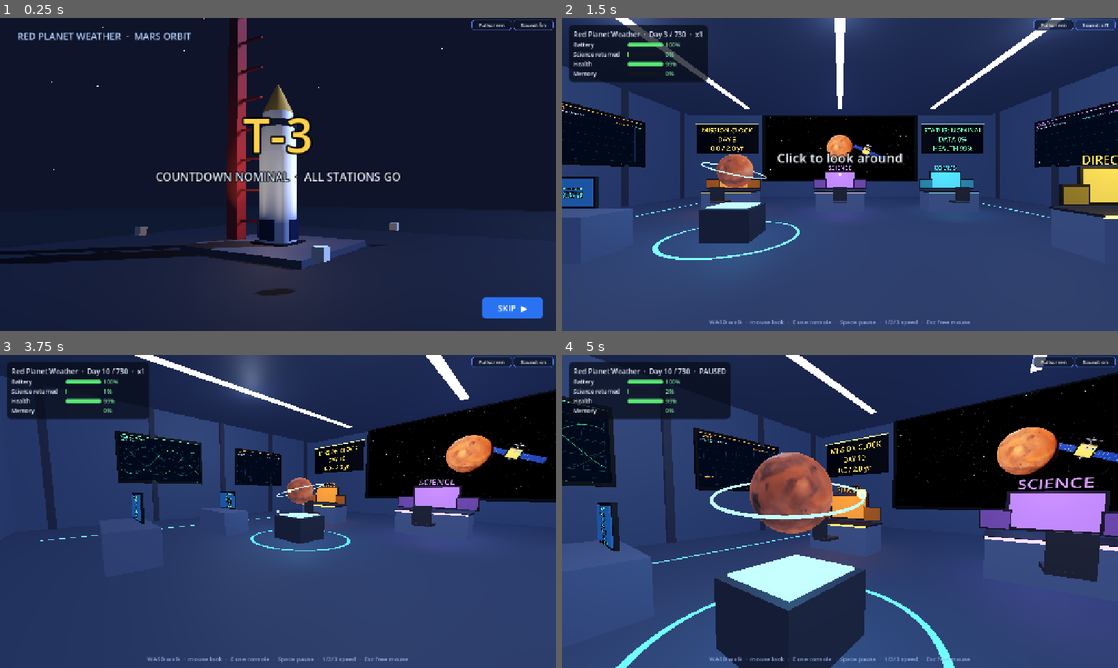
Above: before the commit, frames 1-4 (two rows, left to right).
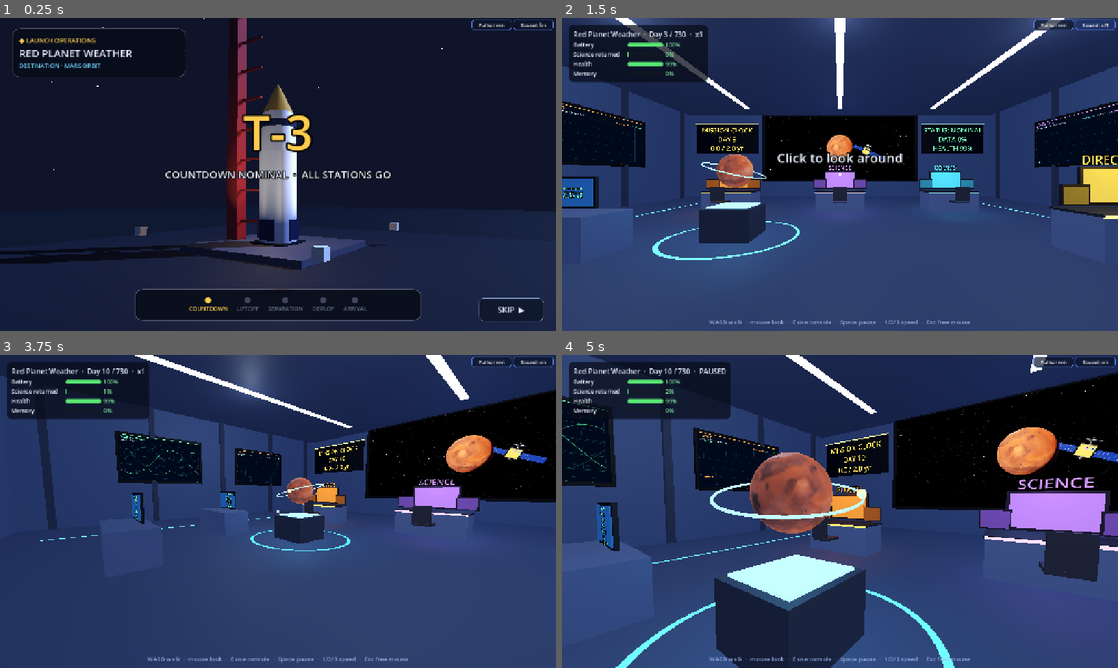
Above: after the commit, the same moments.

Repository: rashedutm/Go-No-Go
Game: Godot game, scene res://scenes/launch_anim/launch_anim.tscn
Two runs of this game, one before a commit and one after it. Both use one fixed random seed, a clock stepped at 60 frames per second and the inputs below. This scene is started directly instead of the project's main scene.
Inputs (mouse positions are in pixels of both pictures, inside the frame that each line leads up to):
- Up to frame 1 (0.25 s): no input
- Up to frame 2 (1.5 s): click "SKIP ▶" at 0.5 s; click "Sound: on" at 1.25 s
- Up to frame 3 (3.75 s): click "Sound: off" at 2 s; tap Enter at 2.75 s; move the mouse to (400, 495) at 2.77 s; hold D (mc_right) 2.78-3.53 s; hold E (mc_interact) 2.78-3.53 s; click (400, 495) at 2.92 s; tap Space at 3.02 s; move the mouse to (250, 511) at 3.52 s; hold W (mc_forward) from 3.53 s (still down); tap 1 at 3.6 s; click (250, 511) at 3.67 s
- Up to frame 4 (5 s): keep holding W (mc_forward); tap Space at 3.77 s; move the mouse to (851, 505) at 4.27 s; tap 9 at 4.35 s; click (851, 505) at 4.42 s

The runs differ from the first frame. In frame 1, 8.8% of the frame differs, in the area x 2-98%, y 3-97%; in frame 2, nothing differs; in frame 3, less than 0.1%; in frame 4, nothing differs.

Commit message:
Member C UI pass: shared CineUI design system for launch and debrief

Diff:
--- a/scenes/debrief/debrief.gd
+++ b/scenes/debrief/debrief.gd
@@ -148,17 +148,19 @@
 
 	_craft = SpacecraftModel3D.build(design)
 	_craft.name = "Spacecraft"
-	_craft.position = Vector3(2.2, 0.4, 0)
+	_craft.position = Vector3(4.4, 0.4, 0)
 	_craft.rotation = Vector3(0.1, 0.6, 0.08)
 	add_child(_craft)
 	SpacecraftModel3D.deploy_wings(_craft, 1.0)
 
 	var cam := Camera3D.new()
 	cam.fov = 50
-	cam.position = Vector3(2.2, 1.1, 7.2)
+	# Camera sits left of the craft so the report card's 3D subject renders
+	# in the clear strip right of the panel.
+	cam.position = Vector3(2.6, 1.1, 7.2)
 	cam.current = true
 	add_child(cam)
-	cam.look_at(Vector3(2.2, 0.4, 0), Vector3.UP)
+	cam.look_at(Vector3(2.6, 0.4, 0), Vector3.UP)
 
 
 # ===================================================================== UI
@@ -171,46 +173,42 @@
 	root.mouse_filter = Control.MOUSE_FILTER_IGNORE
 	layer.add_child(root)
 
-	var title := Label.new()
-	title.text = "%s  ·  %s" % [str(mission.get("name", "")).to_upper(), str(mission.get("destination", "")).to_upper()]
-	title.add_theme_font_size_override("font_size", 22)
-	title.add_theme_color_override("font_color", Color(0.70, 0.82, 1.0))
-	title.position = Vector2(40, 26)
-	root.add_child(title)
-
-	var panel := PanelContainer.new()
+	# --- report card, left column
+	var panel := CineUI.glass(24)
 	panel.set_anchors_preset(Control.PRESET_CENTER_LEFT)
-	panel.offset_left = 40
-	panel.offset_top = -300
-	panel.offset_right = 560
-	panel.offset_bottom = 300
-	panel.custom_minimum_size = Vector2(520, 0)
-	var sb := StyleBoxFlat.new()
-	sb.bg_color = Color(0.03, 0.05, 0.10, 0.88)
-	sb.set_corner_radius_all(16)
-	sb.set_content_margin_all(24)
-	panel.add_theme_stylebox_override("panel", sb)
+	panel.offset_left = 36
+	panel.offset_top = -336
+	panel.offset_right = 616
+	panel.offset_bottom = 336
+	panel.custom_minimum_size = Vector2(580, 0)
 	root.add_child(panel)
 
 	var box := VBoxContainer.new()
 	box.add_theme_constant_override("separation", 10)
 	panel.add_child(box)
 
-	_title = Label.new()
-	_title.text = str(END_TITLE.get(result.get("end_reason", "completed"), "MISSION OVER"))
-	_title.add_theme_font_size_override("font_size", 30)
-	_title.add_theme_color_override("font_color", Color(0.45, 1.0, 0.55) if result.get("end_reason", "completed") == "completed" else Color(1.0, 0.45, 0.40))
+	# 1 — header: what this is, then the verdict
+	var ok: bool = str(result.get("end_reason", "completed")) == "completed"
+	box.add_child(CineUI.kicker("◆ Mission debrief  ·  " + str(mission.get("name", "")).to_upper()))
+	_title = CineUI.headline(str(END_TITLE.get(result.get("end_reason", "completed"), "MISSION OVER")), 30, CineUI.GOOD if ok else CineUI.BAD)
 	box.add_child(_title)
-
-	_score = Label.new()
-	_score.text = "0"
-	_score.add_theme_font_size_override("font_size", 84)
-	_score.add_theme_color_override("font_color", Color(1.0, 0.85, 0.35))
-	box.add_child(_score)
-
+	box.add_child(CineUI.rule())
+
+	# 2 — hero: score + stars side by side
+	var hero := HBoxContainer.new()
+	hero.add_theme_constant_override("separation", 24)
+	hero.alignment = BoxContainer.ALIGNMENT_BEGIN
+	box.add_child(hero)
+	_score = CineUI.headline("0", 84, CineUI.GOLD)
+	_score.custom_minimum_size = Vector2(150, 0)
+	hero.add_child(_score)
+	var heroright := VBoxContainer.new()
+	heroright.add_theme_constant_override("separation", 6)
+	heroright.size_flags_horizontal = Control.SIZE_EXPAND_FILL
+	hero.add_child(heroright)
 	_star_row = HBoxContainer.new()
 	_star_row.add_theme_constant_override("separation", 8)
-	box.add_child(_star_row)
+	heroright.add_child(_star_row)
 	for i in 3:
 		var l := Label.new()
 		l.text = "★"
@@ -218,98 +216,73 @@
 		l.modulate = Color(0.30, 0.32, 0.38)
 		_star_row.add_child(l)
 		_star_labels.append(l)
-
-	_sub = Label.new()
-	_sub.text = "DATA %s / %s Gb  ·  %s" % [_fmt(result.get("data_returned_gb", 0.0)), _fmt(result.get("data_goal_gb", 0.0)), _reason_line()]
-	_sub.add_theme_font_size_override("font_size", 16)
-	_sub.add_theme_color_override("font_color", Color(0.75, 0.82, 0.95))
-	box.add_child(_sub)
-
+	_sub = CineUI.body("DATA %s / %s Gb  ·  %s" % [_fmt(result.get("data_returned_gb", 0.0)), _fmt(result.get("data_goal_gb", 0.0)), _reason_line()], 16)
+	heroright.add_child(_sub)
+	box.add_child(CineUI.rule())
+
+	# 3 — score breakdown
 	for key in ["science", "survival", "budget"]:
 		var row := HBoxContainer.new()
 		row.add_theme_constant_override("separation", 10)
 		box.add_child(row)
 		var name := Label.new()
 		name.text = key.capitalize()
-		name.custom_minimum_size = Vector2(90, 0)
+		name.custom_minimum_size = Vector2(80, 0)
 		name.add_theme_font_size_override("font_size", 16)
+		name.add_theme_color_override("font_color", CineUI.TEXT)
 		row.add_child(name)
-		var bar := ProgressBar.new()
-		bar.min_value = 0
-		bar.max_value = 100
+		var bar := CineUI.meter({"science": Color(0.30, 0.75, 1.0), "survival": Color(0.35, 1.0, 0.55), "budget": CineUI.GOLD}[key])
 		bar.value = int(breakdown.get(key, 0))
-		bar.custom_minimum_size = Vector2(280, 20)
-		bar.size_flags_horizontal = Control.SIZE_EXPAND_FILL
-		bar.show_percentage = false
-		var bg := StyleBoxFlat.new()
-		bg.bg_color = Color(0.16, 0.19, 0.27)
-		bg.set_corner_radius_all(6)
-		bar.add_theme_stylebox_override("background", bg)
-		var fill_sb := StyleBoxFlat.new()
-		fill_sb.bg_color = {"science": Color(0.30, 0.75, 1.0), "survival": Color(0.35, 1.0, 0.55), "budget": Color(1.0, 0.80, 0.25)}[key]
-		fill_sb.set_corner_radius_all(6)
-		bar.add_theme_stylebox_override("fill", fill_sb)
 		row.add_child(bar)
 		var val := Label.new()
 		val.text = str(int(breakdown.get(key, 0)))
 		val.custom_minimum_size = Vector2(40, 0)
 		val.horizontal_alignment = HORIZONTAL_ALIGNMENT_RIGHT
 		val.add_theme_font_size_override("font_size", 16)
+		val.add_theme_color_override("font_color", CineUI.TEXT)
 		row.add_child(val)
 		_bars[key] = bar
 
-	var look_panel := PanelContainer.new()
-	var lsb := StyleBoxFlat.new()
-	lsb.bg_color = Color(0.08, 0.12, 0.20, 0.9)
-	lsb.set_corner_radius_all(12)
-	lsb.set_content_margin_all(14)
-	look_panel.add_theme_stylebox_override("panel", lsb)
+	# 4 — look-alike card, gold-trimmed
+	var look_panel := CineUI.card(Color(1.0, 0.80, 0.30, 0.45))
 	box.add_child(look_panel)
 	var lbox := VBoxContainer.new()
 	lbox.add_theme_constant_override("separation", 4)
 	look_panel.add_child(lbox)
-	_look_title = Label.new()
-	_look_title.text = "YOUR MISSION IS LIKE %s (%d)" % [str(look.get("name", "—")).to_upper(), int(look.get("year", 0))]
-	_look_title.add_theme_font_size_override("font_size", 17)
-	_look_title.add_theme_color_override("font_color", Color(1.0, 0.85, 0.40))
+	lbox.add_child(CineUI.kicker(" Closest real NASA mission"))
+	_look_title = CineUI.headline("%s (%d)" % [str(look.get("name", "—")), int(look.get("year", 0))], 20, CineUI.GOLD)
 	_look_title.autowrap_mode = TextServer.AUTOWRAP_WORD_SMART
 	lbox.add_child(_look_title)
-	_look_fact = Label.new()
-	_look_fact.text = str(look.get("fact", ""))
-	_look_fact.add_theme_font_size_override("font_size", 15)
-	_look_fact.autowrap_mode = TextServer.AUTOWRAP_WORD_SMART
+	_look_fact = CineUI.body(str(look.get("fact", "")), 15)
 	lbox.add_child(_look_fact)
 
+	# 5 — flight log
+	box.add_child(CineUI.kicker(" Flight log", CineUI.CYAN))
 	_log_list = VBoxContainer.new()
 	_log_list.add_theme_constant_override("separation", 4)
 	box.add_child(_log_list)
 	for line in _pick_log_lines():
-		var l := Label.new()
-		l.text = "•  " + line
-		l.add_theme_font_size_override("font_size", 15)
-		l.autowrap_mode = TextServer.AUTOWRAP_WORD_SMART
+		var l := CineUI.body("•  " + line, 15)
 		_log_list.add_child(l)
 
 	var best_stars := int(MissionState.campaign.get("stars", {}).get(result.get("mission_id", ""), 0))
 	var best_score := int(MissionState.campaign.get("best_score", {}).get(result.get("mission_id", ""), 0))
-	_best = Label.new()
-	_best.text = "BEST: %d / 100  ·  %d/3 STARS" % [best_score, best_stars]
-	_best.add_theme_font_size_override("font_size", 15)
-	_best.add_theme_color_override("font_color", Color(0.65, 0.75, 0.90))
+	_best = CineUI.body("BEST: %d / 100  ·  %d/3 STARS" % [best_score, best_stars], 15)
 	box.add_child(_best)
 
+	# 6 — actions: primary next, secondary retry
 	var btns := HBoxContainer.new()
 	btns.add_theme_constant_override("separation", 12)
 	box.add_child(btns)
 	var retry := Button.new()
 	retry.text = "↻  Redesign & retry"
-	retry.add_theme_font_size_override("font_size", 20)
+	CineUI.ghost(retry)
 	retry.size_flags_horizontal = Control.SIZE_EXPAND_FILL
 	retry.pressed.connect(func(): MissionState.go_to("hangar"))
 	btns.add_child(retry)
 	var nxt := Button.new()
 	nxt.text = "Next mission  →"
-	nxt.add_theme_font_size_override("font_size", 20)
+	CineUI.primary(nxt)
 	nxt.size_flags_horizontal = Control.SIZE_EXPAND_FILL
 	nxt.pressed.connect(func(): MissionState.go_to("campaign_map"))
 	btns.add_child(nxt)
--- a/scenes/launch_anim/launch_anim.gd
+++ b/scenes/launch_anim/launch_anim.gd
@@ -58,6 +58,11 @@
 var _sub: Label
 var _skip: Button
 var _fade: ColorRect
+var _phase := -1
+var _phase_dots: Array[Panel] = []
+var _phase_labels: Array[Label] = []
+
+const PHASES := ["COUNTDOWN", "LIFTOFF", "SEPARATION", "DEPLOY", "ARRIVAL"]
 
 
 func _ready() -> void:
@@ -96,6 +101,7 @@
 			_enter_space()
 		_update_space(delta)
 	_update_fade()
+	_update_timeline()
 	if _t >= TOTAL:
 		_finish()
 
@@ -169,7 +175,7 @@
 		_sep_flash.light_energy = 3.0
 		Sfx.play("snap", -5.0)
 	if _s1_free:
-		var d1 := _sep_motion(sep, 0.8, 1.5, 0.35) * Vector3(-0.45, -0.30, 0.84)
+		var d1 := _sep_motion(sep, 1.0, 3.0, 0.30) * Vector3(-0.68, -0.34, 0.28)
 		_stage1.position = _s1_base + d1
 		_stage1.rotation = Vector3(0.45, 0.10, 0.85) * sep
 		_sep_flash.light_energy = maxf(_sep_flash.light_energy - delta * 9.0, 0.0)
@@ -486,52 +492,96 @@
 	add_child(layer)
 	var root := Control.new()
 	root.set_anchors_preset(Control.PRESET_FULL_RECT)
+	root.mouse_filter = Control.MOUSE_FILTER_IGNORE
 	layer.add_child(root)
 
-	var title := Label.new()
-	title.text = "%s  ·  %s" % [str(mission.get("name", "")).to_upper(), str(mission.get("destination", "")).to_upper()]
-	title.add_theme_font_size_override("font_size", 22)
-	title.add_theme_color_override("font_color", Color(0.70, 0.82, 1.0))
-	title.position = Vector2(40, 26)
-	root.add_child(title)
-
+	# --- mission kicker card, top-left
+	var card := CineUI.glass(16)
+	card.set_anchors_preset(Control.PRESET_TOP_LEFT)
+	card.offset_left = 28
+	card.offset_top = 24
+	card.offset_right = 428
+	card.offset_bottom = 118
+	root.add_child(card)
+	var kbox := VBoxContainer.new()
+	kbox.add_theme_constant_override("separation", 2)
+	card.add_child(kbox)
+	var kick := CineUI.kicker("◆ LAUNCH OPERATIONS")
+	kbox.add_child(kick)
+	var mname := CineUI.headline(str(mission.get("name", "")).to_upper(), 24)
+	kbox.add_child(mname)
+	var dest := CineUI.body("DESTINATION · " + str(mission.get("destination", "")).to_upper(), 14, CineUI.CYAN)
+	kbox.add_child(dest)
+
+	# --- centre captions, lifted above mid-frame so the vehicle stays readable
 	var center := CenterContainer.new()
 	center.set_anchors_preset(Control.PRESET_FULL_RECT)
+	center.mouse_filter = Control.MOUSE_FILTER_IGNORE
 	root.add_child(center)
 	var vbox := VBoxContainer.new()
 	vbox.alignment = BoxContainer.ALIGNMENT_CENTER
-	vbox.add_theme_constant_override("separation", 4)
+	vbox.add_theme_constant_override("separation", 6)
 	center.add_child(vbox)
 
 	_big = Label.new()
 	_big.horizontal_alignment = HORIZONTAL_ALIGNMENT_CENTER
 	_big.add_theme_font_size_override("font_size", 110)
-	_big.add_theme_color_override("font_color", Color(1.0, 0.82, 0.3))
+	_big.add_theme_color_override("font_color", CineUI.GOLD)
 	_big.add_theme_color_override("font_outline_color", Color(0, 0, 0))
 	_big.add_theme_constant_override("outline_size", 16)
 	vbox.add_child(_big)
 
 	_sub = Label.new()
 	_sub.horizontal_alignment = HORIZONTAL_ALIGNMENT_CENTER
-	_sub.add_theme_font_size_override("font_size", 26)
-	_sub.add_theme_color_override("font_color", Color(0.85, 0.90, 1.0))
+	_sub.add_theme_font_size_override("font_size", 24)
+	_sub.add_theme_color_override("font_color", CineUI.TEXT)
 	_sub.add_theme_color_override("font_outline_color", Color(0, 0, 0))
 	_sub.add_theme_constant_override("outline_size", 8)
 	vbox.add_child(_sub)
 
-	# Lift the captions above the centre so the rocket / spacecraft stays readable.
 	var spacer := Control.new()
-	spacer.custom_minimum_size = Vector2(0, 140)
+	spacer.custom_minimum_size = Vector2(0, 150)
 	vbox.add_child(spacer)
+
+	# --- phase timeline, bottom-centre
+	var track := CineUI.glass(12)
+	track.set_anchors_preset(Control.PRESET_CENTER_BOTTOM)
+	track.offset_left = -330
+	track.offset_right = 330
+	track.offset_top = -96
+	track.offset_bottom = -24
+	root.add_child(track)
+	var phases := HBoxContainer.new()
+	phases.alignment = BoxContainer.ALIGNMENT_CENTER
+	phases.add_theme_constant_override("separation", 22)
+	track.add_child(phases)
+	for pname in PHASES:
+		var cell := VBoxContainer.new()
+		cell.alignment = BoxContainer.ALIGNMENT_CENTER
+		cell.add_theme_constant_override("separation", 4)
+		phases.add_child(cell)
+		var dot := CineUI.dot(0)
+		var dwrap := CenterContainer.new()
+		dwrap.add_child(dot)
+		cell.add_child(dwrap)
+		var pl := Label.new()
+		pl.text = pname
+		pl.horizontal_alignment = HORIZONTAL_ALIGNMENT_CENTER
+		pl.add_theme_font_size_override("font_size", 13)
+		pl.add_theme_color_override("font_color", CineUI.DIM)
+		cell.add_child(pl)
+		_phase_dots.append(dot)
+		_phase_labels.append(pl)
 
 	_skip = Button.new()
 	_skip.text = "SKIP  ▶"
-	_skip.add_theme_font_size_override("font_size", 20)
+	CineUI.ghost(_skip, 18)
 	_skip.set_anchors_preset(Control.PRESET_BOTTOM_RIGHT)
-	_skip.offset_left = -170
-	_skip.offset_top = -78
-	_skip.offset_right = -30
+	_skip.offset_left = -178
+	_skip.offset_top = -76
+	_skip.offset_right = -28
 	_skip.offset_bottom = -28
+	_skip.mouse_filter = Control.MOUSE_FILTER_STOP
 	_skip.pressed.connect(_finish)
 	root.add_child(_skip)
 
@@ -544,6 +594,39 @@
 	_fade.modulate.a = 0.0
 	_fade.mouse_filter = Control.MOUSE_FILTER_IGNORE
 	fade_layer.add_child(_fade)
+
+
+func _phase_index() -> int:
+	if _t >= ARRIVE_T:
+		return 4
+	if _t >= DEPLOY_T:
+		return 3
+	if _t >= SEP_T:
+		return 2
+	if _t >= LIFTOFF_T:
+		return 1
+	return 0
+
+
+func _update_timeline() -> void:
+	var idx := _phase_index()
+	if idx == _phase:
+		return
+	_phase = idx
+	for i in PHASES.size():
+		var dot := _phase_dots[i]
+		var lab := _phase_labels[i]
+		var sb := dot.get_theme_stylebox("panel").duplicate() as StyleBoxFlat
+		if i < idx:
+			sb.bg_color = CineUI.CYAN
+			lab.add_theme_color_override("font_color", CineUI.CYAN)
+		elif i == idx:
+			sb.bg_color = CineUI.GOLD
+			lab.add_theme_color_override("font_color", CineUI.GOLD)
+		else:
+			sb.bg_color = Color(0.25, 0.28, 0.36)
+			lab.add_theme_color_override("font_color", CineUI.DIM)
+		dot.add_theme_stylebox_override("panel", sb)
 
 
 # ===================================================================== helpers
--- /dev/null
+++ b/scripts/space/cine_ui.gd
@@ -0,0 +1,137 @@
+# Part of Go/No-Go — written with AI assistance (Space Apps 2026).
+# CineUI: one shared design system for Member C's screens (launch_anim, debrief).
+# Palette: deep-navy glass + gold hero + cyan data. One type scale, one card style,
+# one button style — so the two screens read as the same game.
+# Owner: Member C (Daniel).
+class_name CineUI
+extends RefCounted
+
+const INK := Color(0.03, 0.05, 0.10, 0.88)
+const INK_SOFT := Color(0.08, 0.12, 0.20, 0.92)
+const GOLD := Color(1.0, 0.80, 0.30)
+const GOLD_DEEP := Color(0.85, 0.62, 0.16)
+const CYAN := Color(0.45, 0.85, 1.0)
+const TEXT := Color(0.90, 0.93, 1.0)
+const MUTED := Color(0.66, 0.73, 0.89)
+const DIM := Color(0.38, 0.42, 0.52)
+const GOOD := Color(0.38, 0.95, 0.52)
+const BAD := Color(1.0, 0.45, 0.38)
+const TRACK := Color(0.16, 0.19, 0.27)
+
+
+static func panel_style(bg: Color = INK, radius := 16, border := Color(0, 0, 0, 0), bw := 0, pad := 20) -> StyleBoxFlat:
+	var sb := StyleBoxFlat.new()
+	sb.bg_color = bg
+	sb.set_corner_radius_all(radius)
+	if bw > 0:
+		sb.set_border_width_all(bw)
+		sb.border_color = border
+	sb.set_content_margin_all(pad)
+	return sb
+
+
+static func glass(pad := 20) -> PanelContainer:
+	var p := PanelContainer.new()
+	p.add_theme_stylebox_override("panel", panel_style(INK, 16, Color(1, 1, 1, 0.07), 1, pad))
+	return p
+
+
+static func card(border := Color(0, 0, 0, 0)) -> PanelContainer:
+	var p := PanelContainer.new()
+	var bw := 1 if border.a > 0.0 else 0
+	p.add_theme_stylebox_override("panel", panel_style(INK_SOFT, 12, border, bw, 14))
+	return p
+
+
+static func kicker(text: String, color: Color = GOLD) -> Label:
+	var l := Label.new()
+	l.text = text.to_upper()
+	l.add_theme_font_size_override("font_size", 15)
+	l.add_theme_color_override("font_color", color)
+	return l
+
+
+static func headline(text: String, size := 30, color: Color = TEXT) -> Label:
+	var l := Label.new()
+	l.text = text
+	l.add_theme_font_size_override("font_size", size)
+	l.add_theme_color_override("font_color", color)
+	return l
+
+
+static func body(text: String, size := 16, color: Color = MUTED) -> Label:
+	var l := Label.new()
+	l.text = text
+	l.add_theme_font_size_override("font_size", size)
+	l.add_theme_color_override("font_color", color)
+	l.autowrap_mode = TextServer.AUTOWRAP_WORD_SMART
+	return l
+
+
+static func rule() -> HSeparator:
+	var s := HSeparator.new()
+	var line := StyleBoxLine.new()
+	line.color = Color(0.35, 0.42, 0.58, 0.45)
+	line.thickness = 1
+	s.add_theme_stylebox_override("separator", line)
+	return s
+
+
+static func meter(color: Color, width := 280.0) -> ProgressBar:
+	var bar := ProgressBar.new()
+	bar.min_value = 0
+	bar.max_value = 100
+	bar.custom_minimum_size = Vector2(width, 20)
+	bar.size_flags_horizontal = Control.SIZE_EXPAND_FILL
+	bar.show_percentage = false
+	var bg := StyleBoxFlat.new()
+	bg.bg_color = TRACK
+	bg.set_corner_radius_all(10)
+	bar.add_theme_stylebox_override("background", bg)
+	var fill := StyleBoxFlat.new()
+	fill.bg_color = color
+	fill.set_corner_radius_all(10)
+	bar.add_theme_stylebox_override("fill", fill)
+	return bar
+
+
+static func _btn_base(b: Button, font_size: int) -> void:
+	b.add_theme_font_size_override("font_size", font_size)
+	var focus := StyleBoxEmpty.new()
+	b.add_theme_stylebox_override("focus", focus)
+
+
+static func primary(b: Button, font_size := 20) -> void:
+	_btn_base(b, font_size)
+	b.add_theme_color_override("font_color", Color(0.06, 0.07, 0.11))
+	b.add_theme_color_override("font_hover_color", Color(0.06, 0.07, 0.11))
+	b.add_theme_color_override("font_pressed_color", Color(0.03, 0.04, 0.07))
+	b.add_theme_stylebox_override("normal", panel_style(GOLD, 12, Color(0, 0, 0, 0), 0, 14))
+	b.add_theme_stylebox_override("hover", panel_style(Color(1.0, 0.87, 0.45), 12, Color(0, 0, 0, 0), 0, 14))
+	b.add_theme_stylebox_override("pressed", panel_style(GOLD_DEEP, 12, Color(0, 0, 0, 0), 0, 14))
+
+
+static func ghost(b: Button, font_size := 20) -> void:
+	_btn_base(b, font_size)
+	b.add_theme_color_override("font_color", TEXT)
+	b.add_theme_color_override("font_hover_color", Color.WHITE)
+	var bg := Color(0.05, 0.08, 0.15, 0.75)
+	b.add_theme_stylebox_override("normal", panel_style(bg, 12, Color(0.55, 0.65, 0.85, 0.5), 1, 14))
+	b.add_theme_stylebox_override("hover", panel_style(Color(0.10, 0.15, 0.24, 0.9), 12, CYAN, 1, 14))
+	b.add_theme_stylebox_override("pressed", panel_style(Color(0.03, 0.05, 0.09, 0.95), 12, CYAN, 1, 14))
+
+
+static func dot(active: int) -> Panel:
+	# active: 0 = todo, 1 = current, 2 = done
+	var p := Panel.new()
+	p.custom_minimum_size = Vector2(14, 14)
+	var sb := StyleBoxFlat.new()
+	sb.set_corner_radius_all(7)
+	if active == 1:
+		sb.bg_color = GOLD
+	elif active == 2:
+		sb.bg_color = CYAN
+	else:
+		sb.bg_color = Color(0.25, 0.28, 0.36)
+	p.add_theme_stylebox_override("panel", sb)
+	return p
